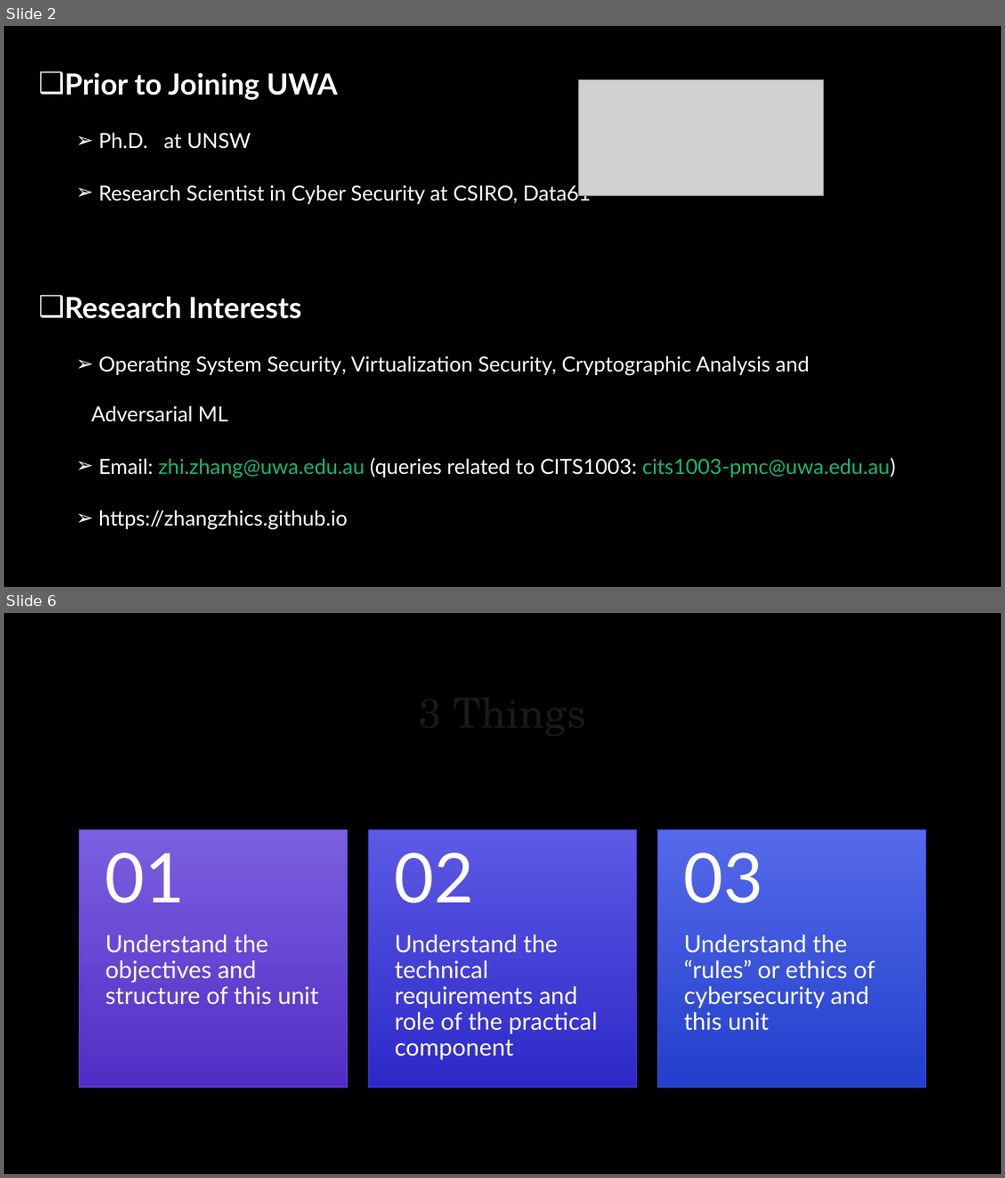
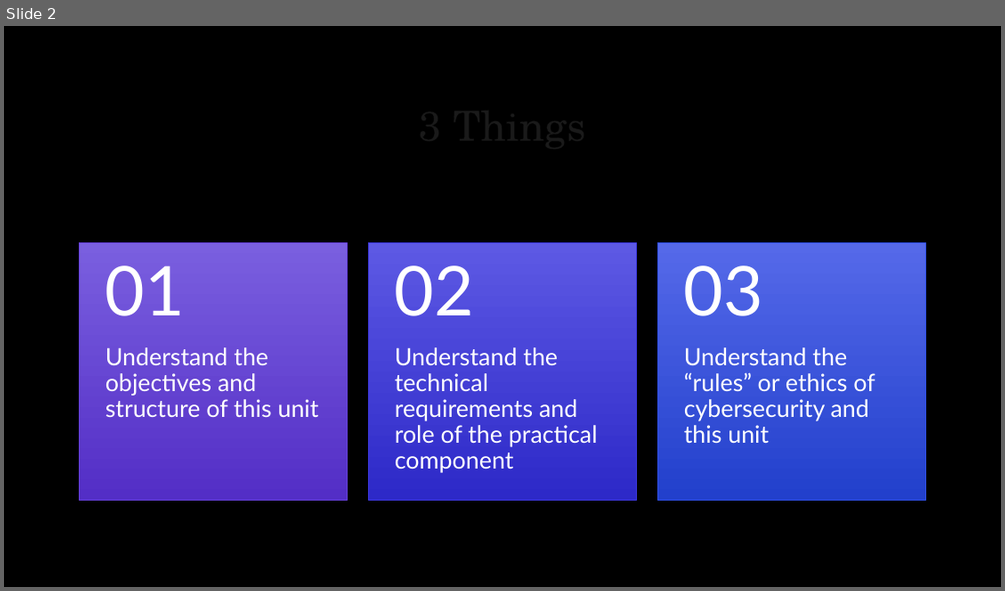
Before and after one commit to uwacyber/cits1003, a slide deck: cits1003-lecture_slides/CITS1003-0 Overview.pptx. Shown one above the other, each under a label of ours: slides 2 and 6 before the commit, slide 2 after it; the slides between them are not shown. The pictures are 1005x1178 and 1005x591 pixels, drawn with LibreOffice and Linux fonts; fonts in the diff are those of the drawing; grey boxes stand for pictures; background and template pictures are left out. Boxes give left, top, right and bottom in pixels: in the first picture for what was removed or moved away, otherwise in the second. Text is boxed around its words. In the diff, an @@ line names an element or a change of style, - is before the commit and + after.

```diff
--- a/cits1003-lecture_slides/CITS1003-0 Overview.pptx
+++ b/cits1003-lecture_slides/CITS1003-0 Overview.pptx
@@ slide 2 removed at (4, 26, 1001, 587), background picture (left out) @@
@@ text removed at (65, 72, 591, 204) @@
-❑ Prior to Joining UWA
-  ➢ Ph.D. at UNSW
-  ➢ Research Scientist in Cyber Security at CSIRO, Data61
@@ picture removed at (579, 79, 825, 196) @@
@@ text removed at (65, 296, 896, 530) @@
-❑ Research Interests
-  ➢ Operating System Security, Virtualization Security, Cryptographic Analysis and Adversarial ML
-  ➢ Email: zhi.zhang@uwa.edu.au (queries related to CITS1003: cits1003-pmc@uwa.edu.au)
-  ➢ https://zhangzhics.github.io
@@ what was slide 6 is now slide 2 @@
```
Also in this commit, not shown: 6 slides changed, 1 slide added, 24 other slides removed, 3 other files.
